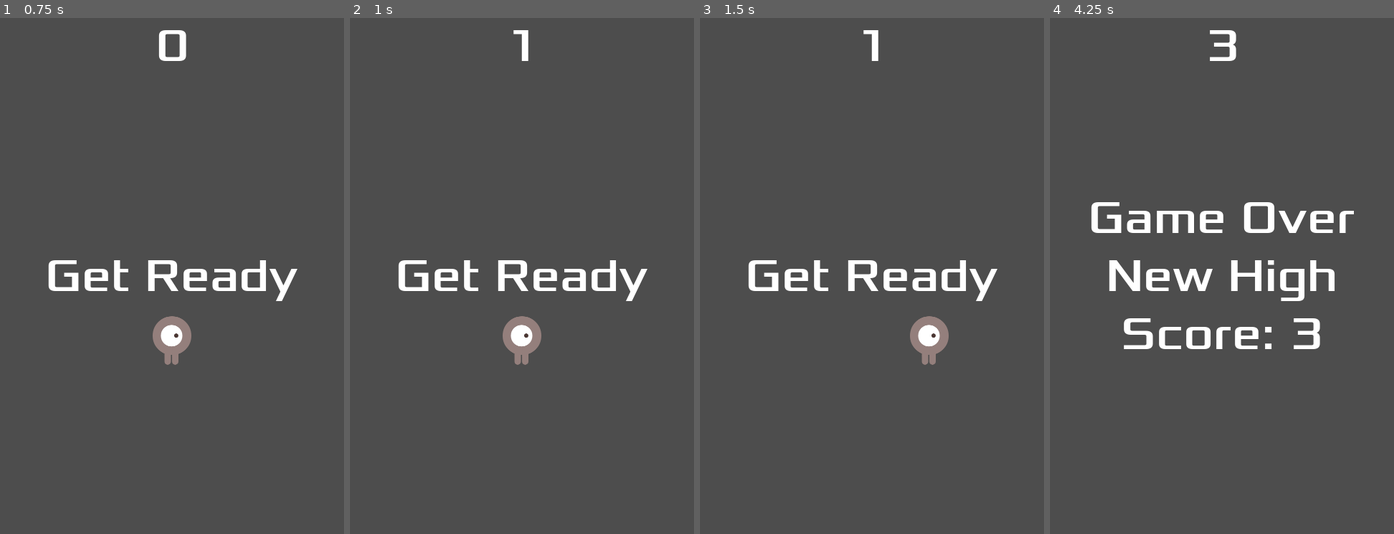
Above: before the commit, frames 1-4 (left to right).
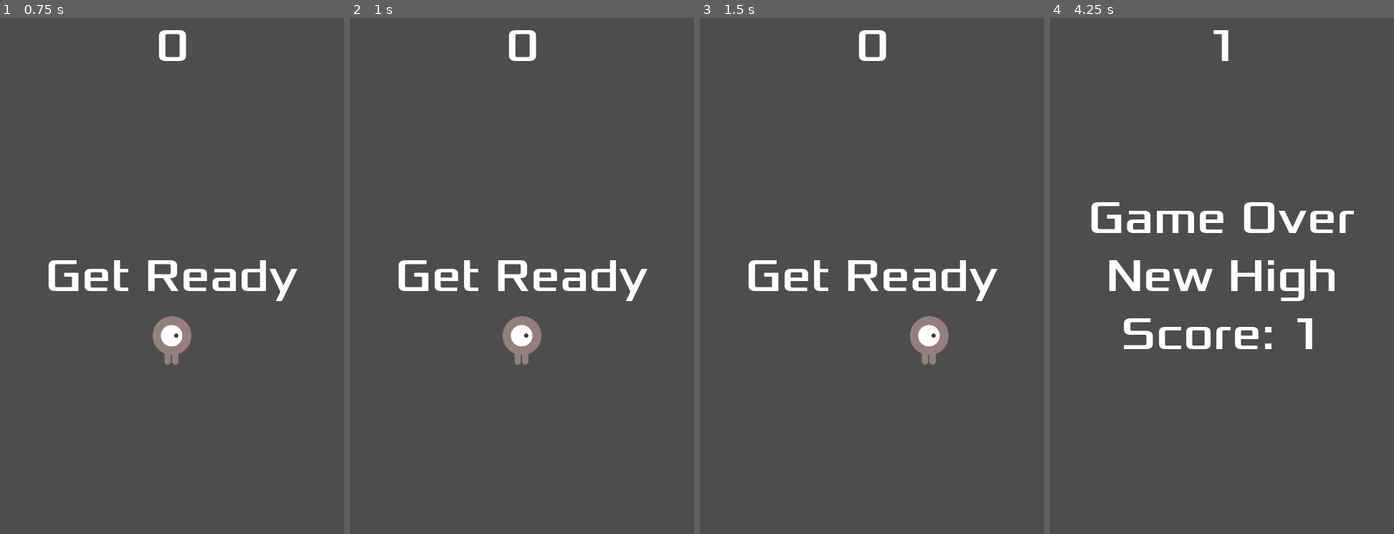
Above: after the commit, the same moments.

Repository: TinyAnimalForest/squid-game
Game: Godot game, scene res://scenes/main.tscn
The game is run twice, just before and just after one commit, with the same random seed, the same clock (stepped at 60 frames per second) and the same inputs.
Inputs (mouse positions are in pixels of both pictures, inside the frame that each line leads up to):
- Up to frame 1 (0.75 s): click "Start" at 0.5 s
- Up to frame 2 (1 s): no input
- Up to frame 3 (1.5 s): tap Enter at 1.25 s; move the mouse to (947, 250) at 1.27 s; hold Right (move_right) from 1.28 s (still down)
- Up to frame 4 (4.25 s): move the mouse to (1153, 301) at 2.02 s; release Right (move_right) at 2.03 s; hold Down (move_down) 2.03-2.78 s; move the mouse to (1256, 162) at 2.77 s; hold Right (move_right) 2.78-3.53 s; move the mouse to (1204, 379) at 3.52 s; hold Up (move_up) from 3.53 s (still down)

Frame 1 is identical in both runs. In frame 2, 0.3% of the frame differs, in the area x 46-55%, y 2-9%; in frame 3, 0.3%; in frame 4, 0.5%, in the area x 46-79%, y 2-65%.

Commit message:
Bug Fix
Fixed bug with score timer starting automatically

Diff:
--- a/main.gd
+++ b/main.gd
@@ -61,9 +61,5 @@
 # Called when the node enters the scene tree for the first time.
 func _ready() -> void:
 	#new_game()
-	pass
-
-
-# Called every frame. 'delta' is the elapsed time since the previous frame.
-#func _process(delta: float) -> void:
+	$ScoreTimer.stop()
 	#pass
--- a/scenes/hud.gd
+++ b/scenes/hud.gd
@@ -2,6 +2,7 @@
 
 # Notifies `Main` node that the button has been pressed
 signal start_game
+var tween: Tween
 
 func show_message(text):
 	$Message.text = text
@@ -32,3 +33,18 @@
 
 func _on_message_timer_timeout():
 	$Message.hide()
+
+func _on_start_button_mouse_entered() -> void:
+	reset_tween()
+	tween.set_ease(Tween.EASE_OUT).set_trans(Tween.TRANS_ELASTIC)
+	tween.tween_property($StartButton, "scale", Vector2(1.1, 1.1), 0.4)
+
+func _on_start_button_mouse_exited() -> void:
+	reset_tween()
+	tween.set_ease(Tween.EASE_OUT).set_trans(Tween.TRANS_ELASTIC)
+	tween.tween_property($StartButton, "scale", Vector2.ONE, 0.4)
+
+func reset_tween() -> void:
+	if tween:
+		tween.kill()
+	tween = create_tween()
--- a/scenes/hud.tscn
+++ b/scenes/hud.tscn
@@ -53,6 +53,7 @@
 offset_bottom = -40.0
 grow_horizontal = 2
 grow_vertical = 0
+pivot_offset = Vector2(100, 50)
 theme_override_fonts/font = ExtResource("1_ahhtf")
 theme_override_font_sizes/font_size = 64
 text = "Start"
@@ -63,5 +64,7 @@
 offset_right = 40.0
 offset_bottom = 23.0
 
+[connection signal="mouse_entered" from="StartButton" to="." method="_on_start_button_mouse_entered"]
+[connection signal="mouse_exited" from="StartButton" to="." method="_on_start_button_mouse_exited"]
 [connection signal="pressed" from="StartButton" to="." method="_on_start_button_pressed"]
 [connection signal="timeout" from="MessageTimer" to="." method="_on_message_timer_timeout"]
